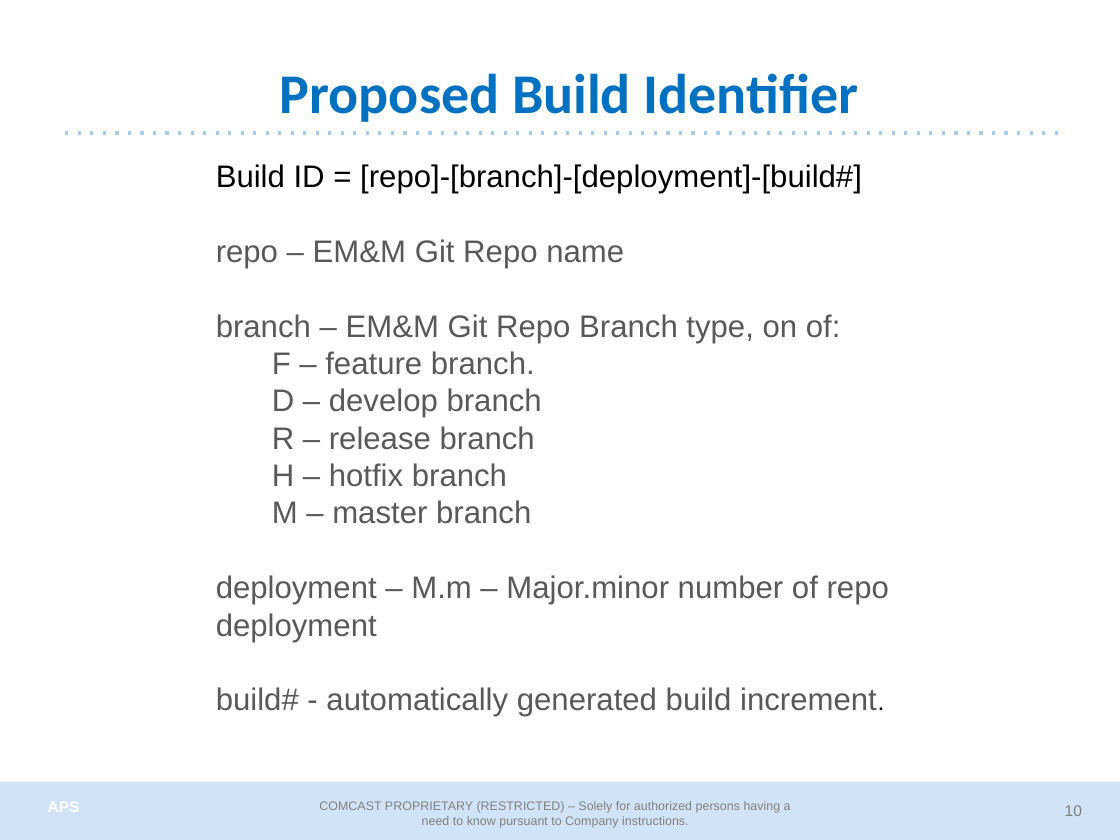
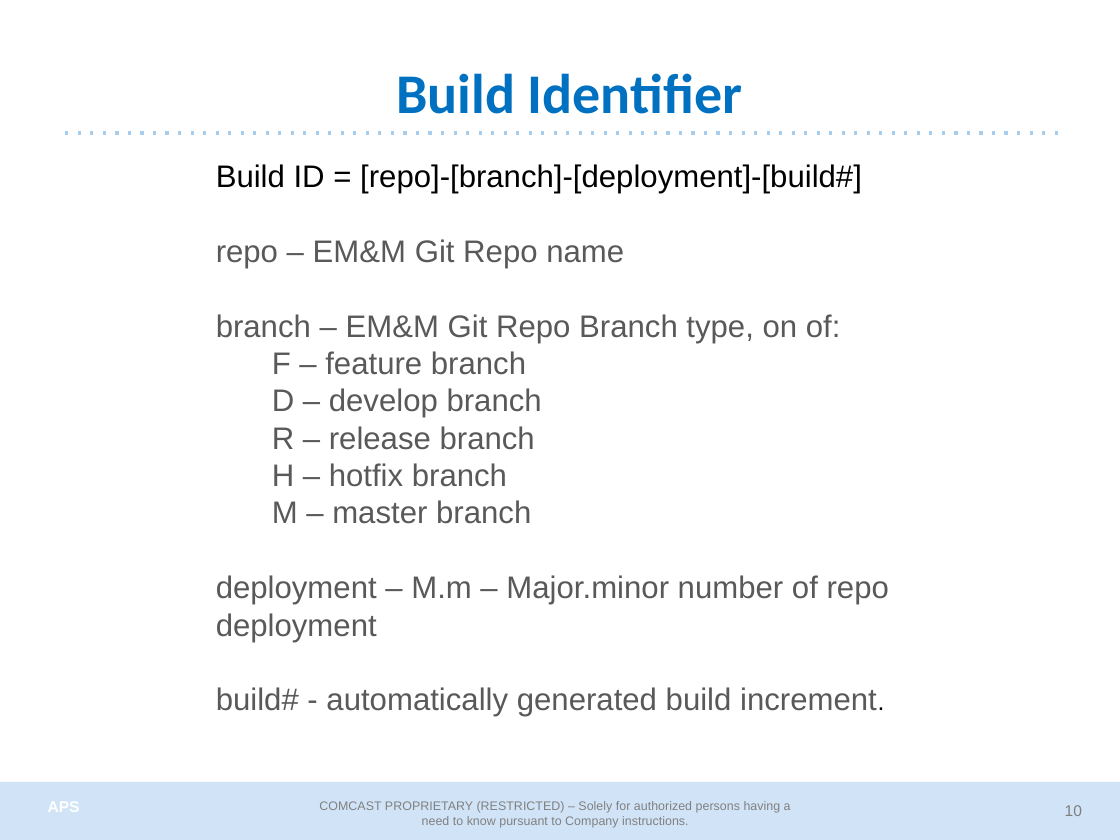
Before and after one commit to cmguy/General-GitSystem, a slide deck: slide 10 of doc/EMM_GitSystem.pptx. Drawn at 1120x840 pixels with LibreOffice and Linux fonts; fonts in the diff are those of the drawing; background and template pictures are left out. Boxes give left, top, right and bottom in pixels: in the first picture for what was removed or moved away, otherwise in the second. Text is boxed around its words. In the diff, an @@ line names an element or a change of style, - is before the commit and + after.

```diff
--- a/doc/EMM_GitSystem.pptx
+++ b/doc/EMM_GitSystem.pptx
@@ title at (396,73,742,114): text changed @@
-  Proposed Build Identifier
+  Build Identifier
@@ text at (272,351,526,375): text changed @@
-  F – feature branch.
+  F – feature branch
```
Also in this commit, not shown: 4 other slides changed, 3 slides added, 4 slides removed, 23 other files.
